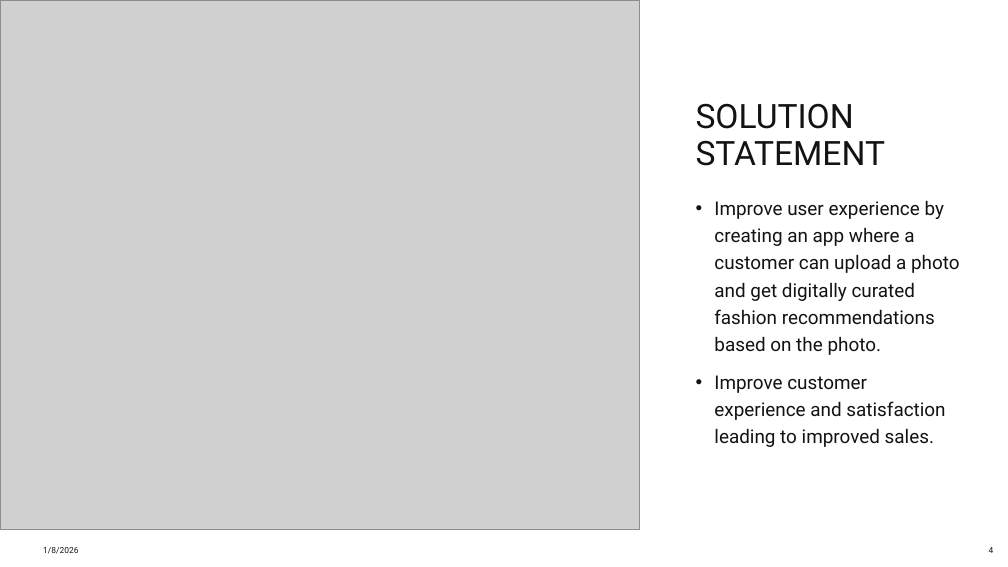
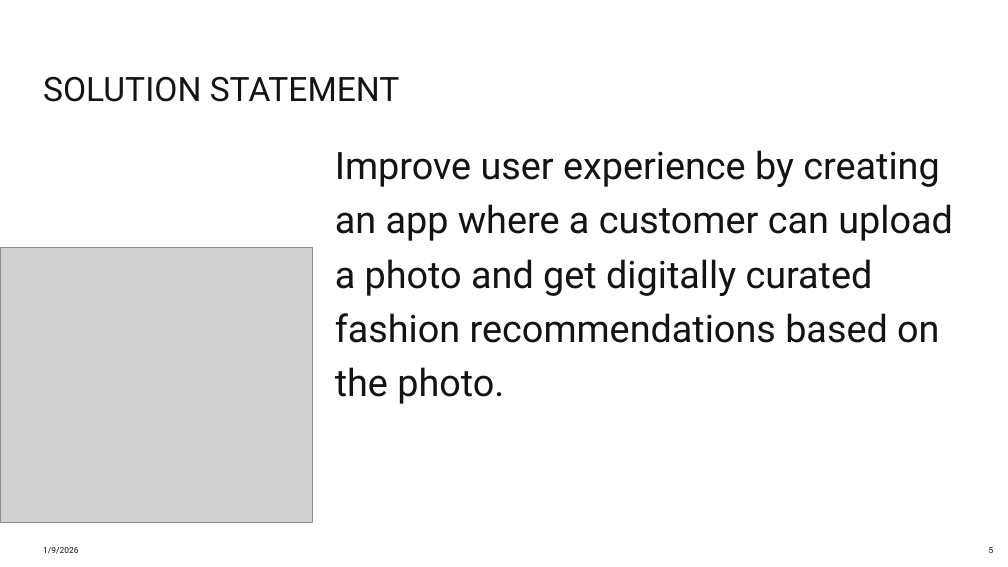
Before and after one commit to pajeeokoth/fashion-insta, a slide deck: slide 5 of Fashion-insta.pptx (slide 4 before the commit). Drawn at 1008x567 pixels with LibreOffice and Linux fonts; fonts in the diff are those of the drawing; grey boxes stand for pictures. Boxes give left, top, right and bottom in pixels: in the first picture for what was removed or moved away, otherwise in the second. Text is boxed around its words. In the diff, an @@ line names an element or a change of style, - is before the commit and + after.

```diff
--- a/Fashion-insta.pptx
+++ b/Fashion-insta.pptx
@@ title "SOLUTION STATEMENT" rewrapped from box(696, 103, 886, 166) to box(43, 76, 400, 102) @@
@@ text "Improve user experience by creating ...": place and size @@
-text "Improve user experience by creating ..." at box(714, 200, 960, 447)
+text "Improve user experience by creating ..." at box(335, 150, 953, 404)
@@ text "Improve user experience by creating ..." at box(335, 150, 953, 404): size 18 to 36 pt; bullet • to none @@
@@ picture: place and size @@
-picture at box(0, 0, 640, 529)
+picture at box(0, 247, 312, 523)
@@ text at box(714, 375, 945, 447): paragraph removed @@
-• Improve customer experience and satisfaction leading to improved sales.
```
Also in this commit, not shown: 16 other slides changed, 8 slides added, 2 slides removed, 2 other files.
